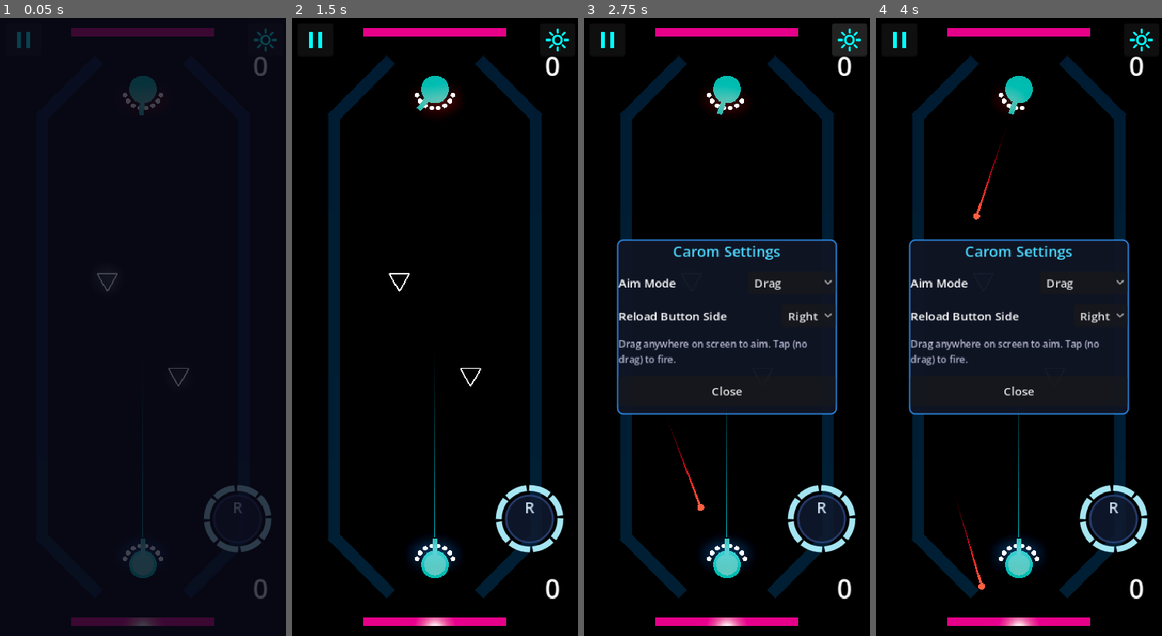
Above: before the commit, frames 1-4 (left to right).
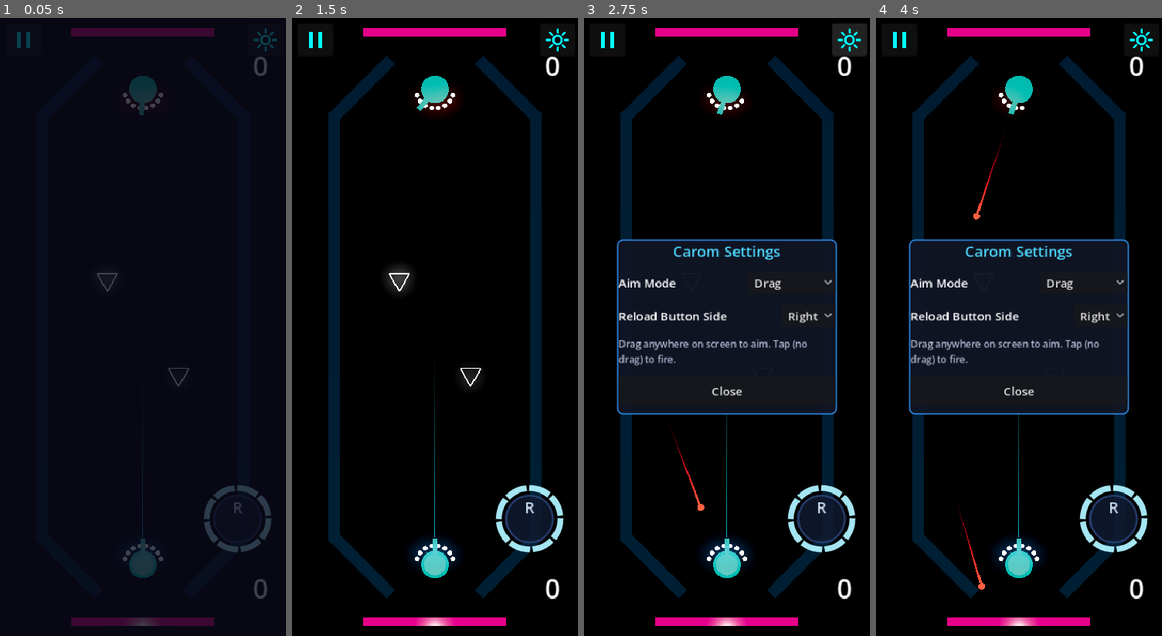
Above: after the commit, the same moments.

Repository: mchambers-mojang/sweet-vinegar-games
Game: Godot game, scene res://carom/scenes/carom_arena.tscn
Same seed, same stepped clock (60 frames per second), same inputs: the game is played once before the commit and once after it. This scene is started directly instead of the project's main scene.
Inputs (mouse positions are in pixels of both pictures, inside the frame that each line leads up to):
- Up to frame 1 (0.05 s): no input
- Up to frame 2 (1.5 s): click (314, 42) at 0.5 s; click "Resume" at 1.25 s
- Up to frame 3 (2.75 s): click (849, 42) at 2 s
- Up to frame 4 (4 s): click "Drag" at 2.75 s; click "Right" at 3.5 s

The runs differ from the first frame. In frame 2, 0.3% of the frame differs, in the area x 32-65%, y 40-60%; in frame 3, less than 0.1%; in frame 4, less than 0.1%.

Commit message:
tweak(carom): make puck tension pulse much more visible
- Emission peak: 5 -> 10 (double the contrast)
- Also pulse albedo color (dark -> bright cyan) for visible body glow
- Faster near-goal frequency: 3 -> 4 Hz, mid: 1.5 -> 2 Hz

Co-authored-by: Copilot <223556219+Copilot@users.noreply.github.com>

Diff:
--- a/carom/scripts/carom_puck.gd
+++ b/carom/scripts/carom_puck.gd
@@ -10,10 +10,10 @@
 @export var reset_height: float = 0.0
 
 const EMISSION_BASE: float = 2.0
-const EMISSION_PEAK: float = 5.0
+const EMISSION_PEAK: float = 10.0
 const PULSE_FREQ_FAR: float = 0.5
-const PULSE_FREQ_MID: float = 1.5
-const PULSE_FREQ_NEAR: float = 3.0
+const PULSE_FREQ_MID: float = 2.0
+const PULSE_FREQ_NEAR: float = 4.0
 
 var _goal_targets: Array[Vector3] = []
 var _reset_position: Vector3 = Vector3.ZERO
@@ -65,6 +65,9 @@
 	_pulse_time = fmod(_pulse_time + delta * freq * TAU, TAU)
 	var t := (sin(_pulse_time) + 1.0) * 0.5
 	_puck_material.emission_energy_multiplier = lerpf(EMISSION_BASE, EMISSION_PEAK, t)
+	# Also pulse albedo brightness for more visible oscillation
+	var albedo_t := lerpf(0.02, 0.15, t)
+	_puck_material.albedo_color = Color(albedo_t, albedo_t * 4.0, albedo_t * 5.0, 1.0)
 
 
 func _get_pulse_frequency() -> float:
